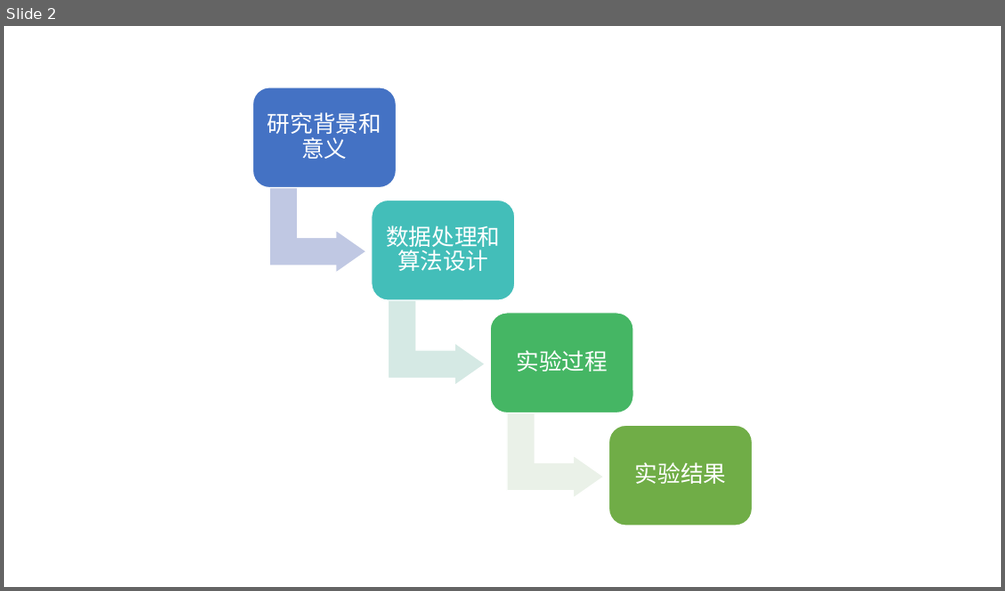
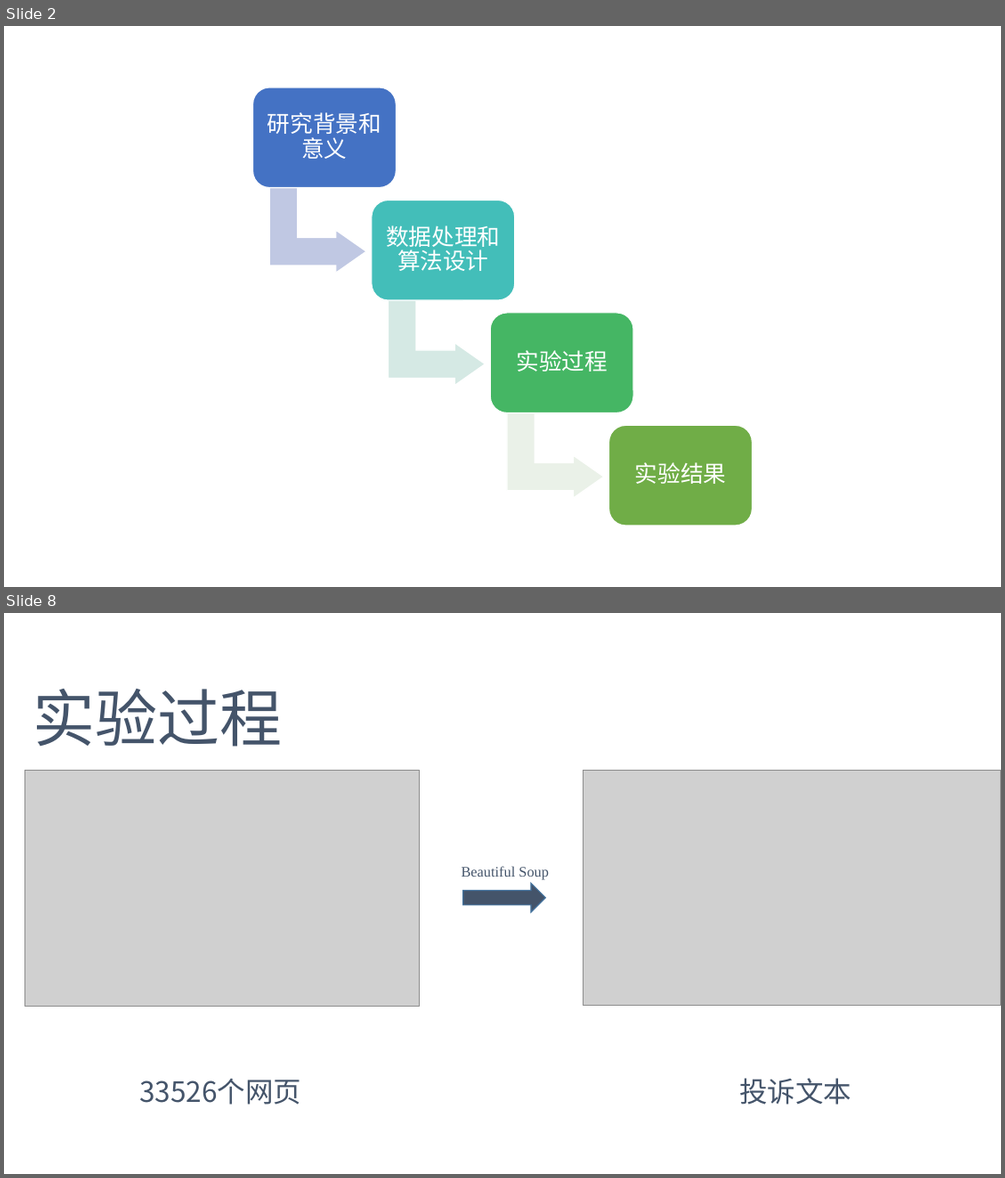
Before and after one commit to DoubleMagicXu/KG, a slide deck: 基于用户投诉文本的知识图谱构建.pptx. Shown one above the other, each under a label of ours: slide 2 before the commit, slides 2 and 8 after it; the slides between them are not shown. The pictures are 1005x591 and 1005x1178 pixels, drawn with LibreOffice and Linux fonts; fonts in the diff are those of the drawing; grey boxes stand for pictures. Boxes give left, top, right and bottom in pixels: in the first picture for what was removed or moved away, otherwise in the second. Text is boxed around its words. In the diff, an @@ line names an element or a change of style, - is before the commit and + after.

```diff
--- a/基于用户投诉文本的知识图谱构建.pptx
+++ b/基于用户投诉文本的知识图谱构建.pptx
@@ slide 8 added at (4, 613, 1001, 1174), background #FFFFFF @@
@@ text added at (32, 689, 282, 747), 60 pt, text #44546A @@
+实验过程
@@ picture added at (25, 771, 420, 1006) @@
@@ picture added at (583, 771, 1001, 1005) @@
@@ text added at (461, 866, 549, 880), 14 pt, text #44546A @@
+Beautiful Soup
@@ right arrow added at (463, 883, 545, 912), fill #44546A, outline #43739E 1 pt @@
@@ text added at (139, 1078, 301, 1104), 27 pt, text #44546A @@
+33526个网页
@@ text added at (739, 1078, 851, 1104), 27 pt, text #44546A @@
+投诉文本
```
Also in this commit, not shown: 3 slides changed, 10 other slides added, 2 slides removed, 3 other files.
